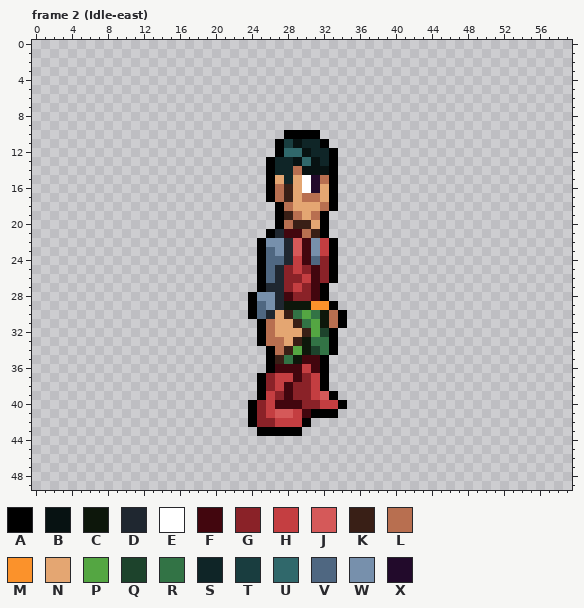
Pixel-art file: party/carter/spritesheet.aseprite. That is the earlier state.
60x50 pixels, 130 frames. Shown: frame 2 (Idle-east). The commit also changed other frames, which this record leaves out.
Palette (. is transparent): A #000000  B #071212  C #0d170b  D #1f2730  E #ffffff  F #42060e  G #8a2228  H #c43e41  J #d55959  K #391f16  L #b86f50  M #fb922b  N #e4a672  P #54a642  Q #1d432c  R #327345  S #0f2527  T #193d3f  U #30686b  V #4f6781  W #7790ac  X #220a2b
Once edited:
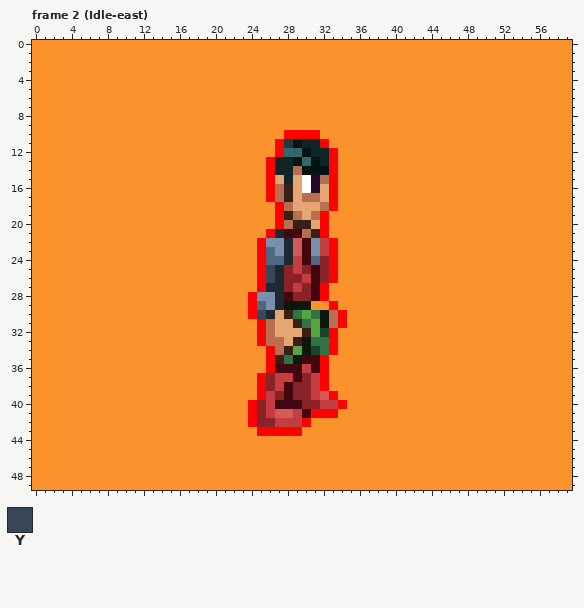
Colours new in this view: Y #374758
Difference:
layer "bg" now shown
colour A: #000000 -> #ff0000
Frame 2 (Idle-east), layers "character", "bg":
y 0..9: x 0..59 ............................................................ -> MMMMMMMMMMMMMMMMMMMMMMMMMMMMMMMMMMMMMMMMMMMMMMMMMMMMMMMMMMMM
y 10: x 0..27 ............................ -> MMMMMMMMMMMMMMMMMMMMMMMMMMMM; x 32..59 ............................ -> MMMMMMMMMMMMMMMMMMMMMMMMMMMM
y 11: x 0..26 ........................... -> MMMMMMMMMMMMMMMMMMMMMMMMMMM; x 33..59 ........................... -> MMMMMMMMMMMMMMMMMMMMMMMMMMM
y 12: x 0..26 ........................... -> MMMMMMMMMMMMMMMMMMMMMMMMMMM; x 34..59 .......................... -> MMMMMMMMMMMMMMMMMMMMMMMMMM
y 13..17: x 0..25 .......................... -> MMMMMMMMMMMMMMMMMMMMMMMMMM; x 34..59 .......................... -> MMMMMMMMMMMMMMMMMMMMMMMMMM
y 18: x 0..26 ........................... -> MMMMMMMMMMMMMMMMMMMMMMMMMMM; x 34..59 .......................... -> MMMMMMMMMMMMMMMMMMMMMMMMMM
y 19..20: x 0..26 ........................... -> MMMMMMMMMMMMMMMMMMMMMMMMMMM; x 33..59 ........................... -> MMMMMMMMMMMMMMMMMMMMMMMMMMM
y 21: x 0..25 .......................... -> MMMMMMMMMMMMMMMMMMMMMMMMMM; x 33..59 ........................... -> MMMMMMMMMMMMMMMMMMMMMMMMMMM
y 22..24: x 0..24 ......................... -> MMMMMMMMMMMMMMMMMMMMMMMMM; x 34..59 .......................... -> MMMMMMMMMMMMMMMMMMMMMMMMMM
y 25..26: x 0..24 ......................... -> MMMMMMMMMMMMMMMMMMMMMMMMM; x 26 V -> Y; x 34..59 .......................... -> MMMMMMMMMMMMMMMMMMMMMMMMMM
y 27: x 0..24 ......................... -> MMMMMMMMMMMMMMMMMMMMMMMMM; x 33..59 ........................... -> MMMMMMMMMMMMMMMMMMMMMMMMMMM
y 28: x 0..23 ........................ -> MMMMMMMMMMMMMMMMMMMMMMMM; x 33..59 ........................... -> MMMMMMMMMMMMMMMMMMMMMMMMMMM
y 29: x 0..23 ........................ -> MMMMMMMMMMMMMMMMMMMMMMMM; x 34..59 .......................... -> MMMMMMMMMMMMMMMMMMMMMMMMMM
y 30: x 0..23 ........................ -> MMMMMMMMMMMMMMMMMMMMMMMM; x 25 V -> Y; x 35..59 ......................... -> MMMMMMMMMMMMMMMMMMMMMMMMM
y 31: x 0..24 ......................... -> MMMMMMMMMMMMMMMMMMMMMMMMM; x 35..59 ......................... -> MMMMMMMMMMMMMMMMMMMMMMMMM
y 32..33: x 0..24 ......................... -> MMMMMMMMMMMMMMMMMMMMMMMMM; x 34..59 .......................... -> MMMMMMMMMMMMMMMMMMMMMMMMMM
y 34: x 0..25 .......................... -> MMMMMMMMMMMMMMMMMMMMMMMMMM; x 34..59 .......................... -> MMMMMMMMMMMMMMMMMMMMMMMMMM
y 35..36: x 0..25 .......................... -> MMMMMMMMMMMMMMMMMMMMMMMMMM; x 33..59 ........................... -> MMMMMMMMMMMMMMMMMMMMMMMMMMM
y 37..38: x 0..24 ......................... -> MMMMMMMMMMMMMMMMMMMMMMMMM; x 33..59 ........................... -> MMMMMMMMMMMMMMMMMMMMMMMMMMM
y 39: x 0..24 ......................... -> MMMMMMMMMMMMMMMMMMMMMMMMM; x 34..59 .......................... -> MMMMMMMMMMMMMMMMMMMMMMMMMM
y 40: x 0..23 ........................ -> MMMMMMMMMMMMMMMMMMMMMMMM; x 35..59 ......................... -> MMMMMMMMMMMMMMMMMMMMMMMMM
y 41: x 0..23 ........................ -> MMMMMMMMMMMMMMMMMMMMMMMM; x 34..59 .......................... -> MMMMMMMMMMMMMMMMMMMMMMMMMM
y 42: x 0..23 ........................ -> MMMMMMMMMMMMMMMMMMMMMMMM; x 31..59 ............................. -> MMMMMMMMMMMMMMMMMMMMMMMMMMMMM
y 43: x 0..24 ......................... -> MMMMMMMMMMMMMMMMMMMMMMMMM; x 30..59 .............................. -> MMMMMMMMMMMMMMMMMMMMMMMMMMMMMM
y 44..49: x 0..59 ............................................................ -> MMMMMMMMMMMMMMMMMMMMMMMMMMMMMMMMMMMMMMMMMMMMMMMMMMMMMMMMMMMM
